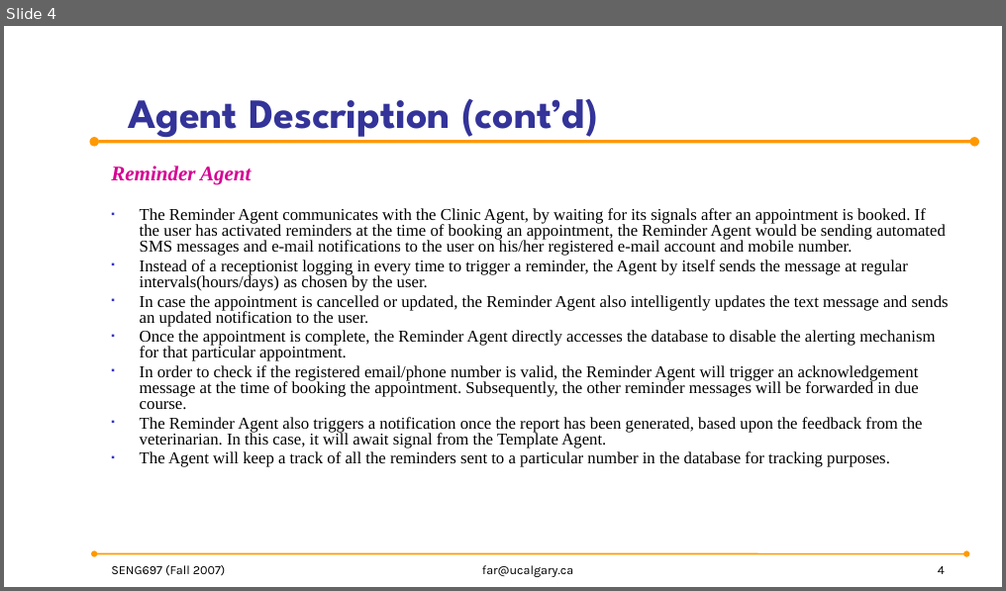
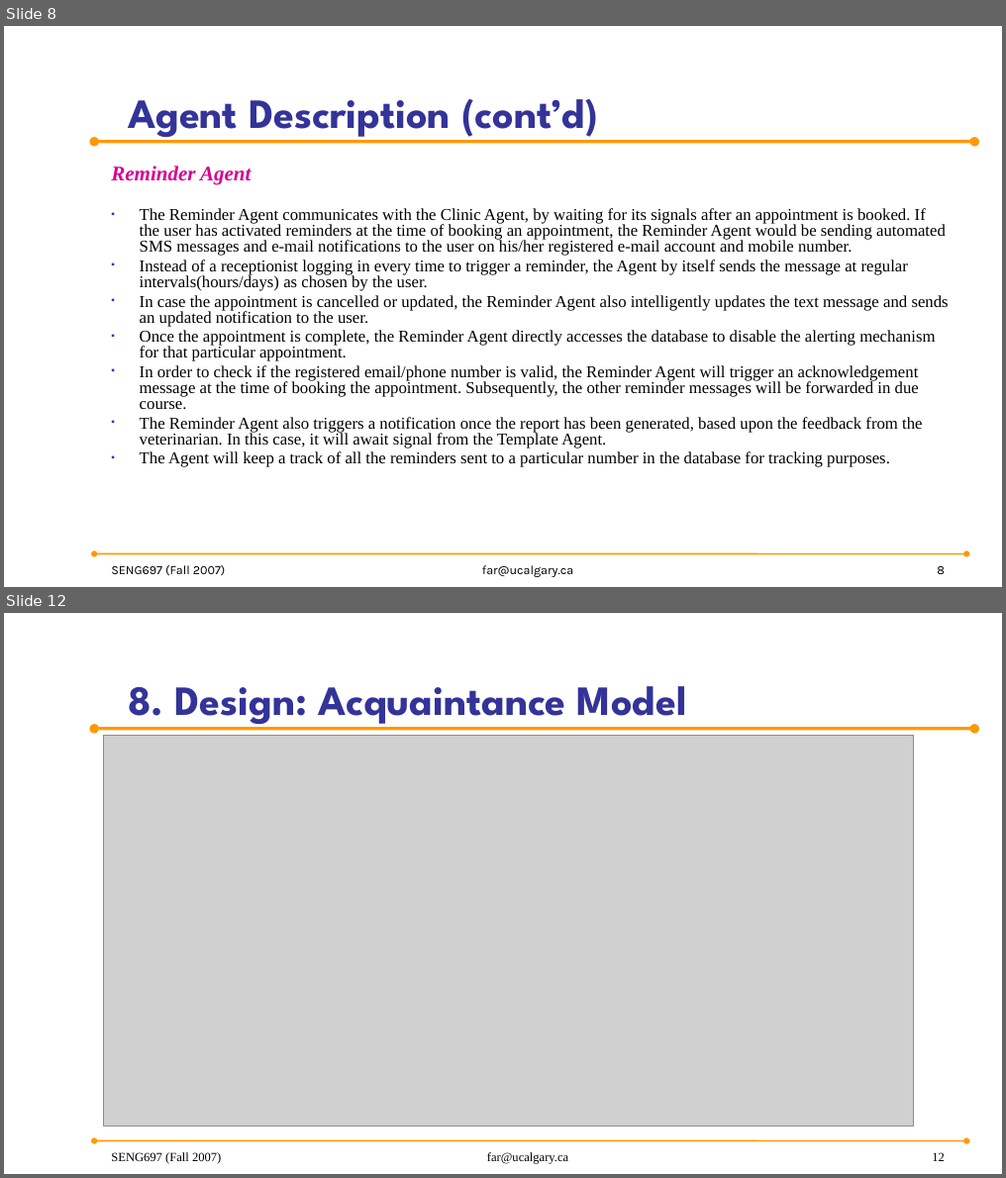
Before and after one commit to anish30145784/SENG696_GroupD, a slide deck: GroupD_ProjectPresentation.pptx. Shown one above the other, each under a label of ours: slide 4 before the commit, slides 8 and 12 after it; the slides between them are not shown. The pictures are 1006x591 and 1006x1178 pixels, drawn with LibreOffice and Linux fonts; fonts in the diff are those of the drawing; grey boxes stand for pictures; background and template pictures are left out. Boxes give left, top, right and bottom in pixels: in the first picture for what was removed or moved away, otherwise in the second. Text is boxed around its words. In the diff, an @@ line names an element or a change of style, - is before the commit and + after.

Commit message:
Added assumptions, requirements, wish-list, template agent, and design models

```diff
--- a/GroupD_ProjectPresentation.pptx
+++ b/GroupD_ProjectPresentation.pptx
@@ slide 12 added at (4,613,1002,1174), background picture (left out); not listed: 2 template elements that a slide beside it also shows @@
@@ title added at (128,686,687,728), 40 pt, text #333399, bold @@
+8. Design: Acquaintance Model
@@ picture added at (104,735,913,1126) @@
@@ text added at (111,1153,221,1164), 12 pt, text #000000 @@
+SENG697 (Fall 2007)
@@ text added at (487,1153,568,1164), 12 pt, text #000000 @@
+far@ucalgary.ca
@@ page number added at (932,1153,944,1161), 12 pt, text #000000 @@
+12
@@ what was slide 4 is now slide 8 @@
@@ page number at (937,567,944,574): text changed @@
-4
+8
```
Also in this commit, not shown: 7 other slides added.
